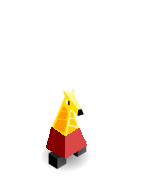
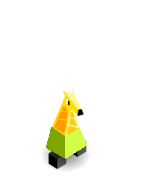
Two versions of the same layered image (150 x 186). Layer-by-layer changes:
painted on "polytaur.png #14" over [46, 127, 87, 159]
